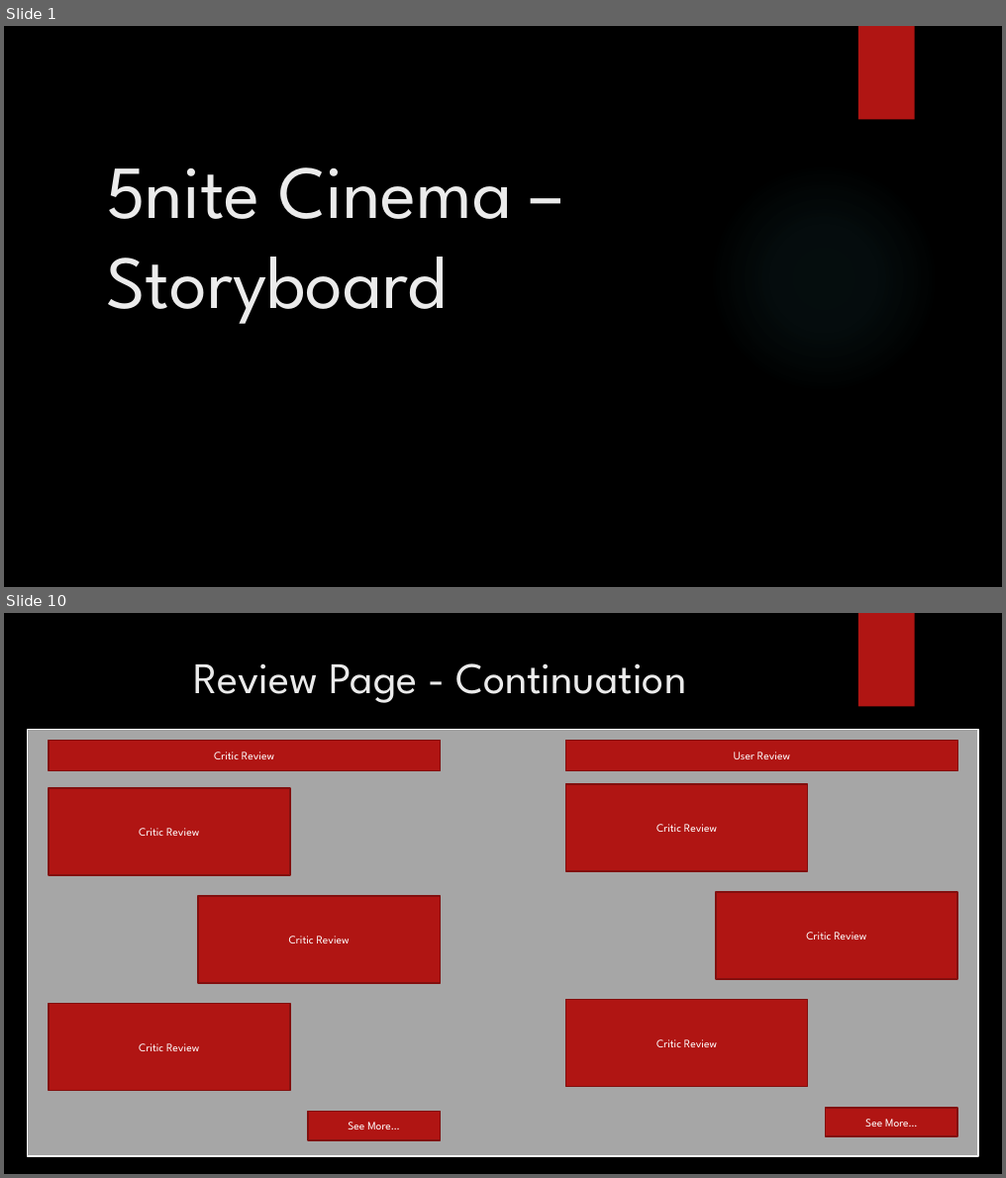
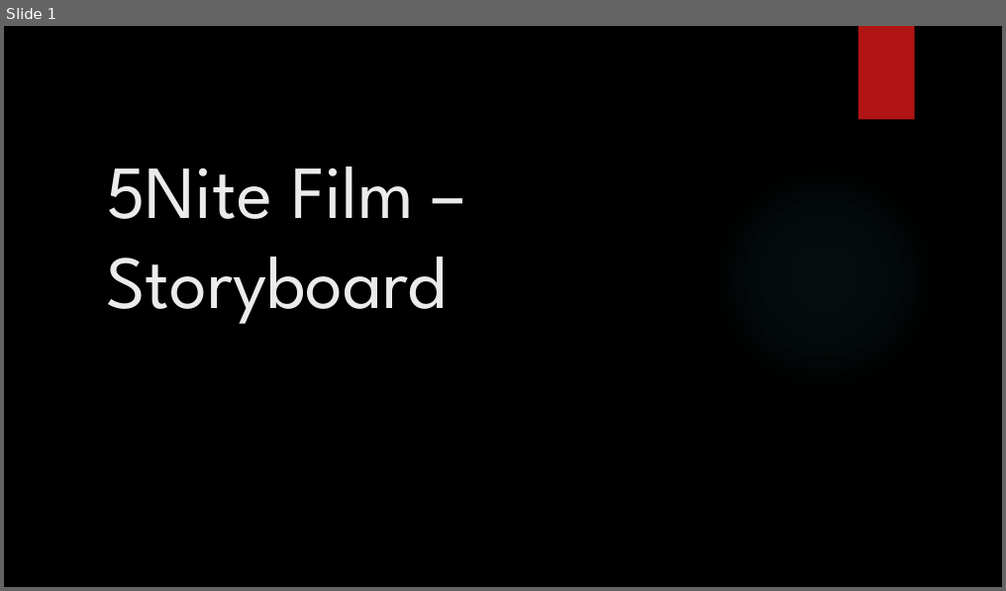
Before and after one commit to wtaylorLC/5nite, a slide deck: Storyboard.pptx. Shown one above the other, each under a label of ours: slides 1 and 10 before the commit, slide 1 after it; the slides between them are not shown. The pictures are 1006x1178 and 1006x591 pixels, drawn with LibreOffice and Linux fonts; fonts in the diff are those of the drawing; background and template pictures are left out. Boxes give left, top, right and bottom in pixels: in the first picture for what was removed or moved away, otherwise in the second. Text is boxed around its words. In the diff, an @@ line names an element or a change of style, - is before the commit and + after.

Commit message:
Final storyboard

```diff
--- a/Storyboard.pptx
+++ b/Storyboard.pptx
@@ slide 10 removed at [4, 613, 1002, 1174], background picture (left out); not listed: 1 template element that a slide beside it also shows @@
@@ title removed at [193, 663, 686, 703] @@
-Review Page - Continuation
@@ rectangle removed at [27, 729, 979, 1157] @@
@@ rectangle removed at [49, 741, 440, 771] @@
-Critic Review
@@ rectangle removed at [566, 741, 957, 771] @@
-User Review
@@ rectangle removed at [49, 788, 290, 875] @@
-Critic Review
@@ rectangle removed at [566, 784, 808, 871] @@
-Critic Review
@@ rectangle removed at [199, 896, 441, 983] @@
-Critic Review
@@ rectangle removed at [716, 892, 957, 979] @@
-Critic Review
@@ rectangle removed at [49, 1004, 290, 1090] @@
-Critic Review
@@ rectangle removed at [566, 1000, 808, 1087] @@
-Critic Review
@@ rectangle removed at [308, 1112, 441, 1141] @@
-See More…
@@ rectangle removed at [826, 1108, 957, 1137] @@
-See More…
@@ slide 1 changed as well @@
@@ title at [106, 167, 447, 324]: text changed @@
-5nite Cinema – Storyboard
+5Nite Film – Storyboard
```
Also in this commit, not shown: 2 other slides changed, 10 slides added, 6 other slides removed.
